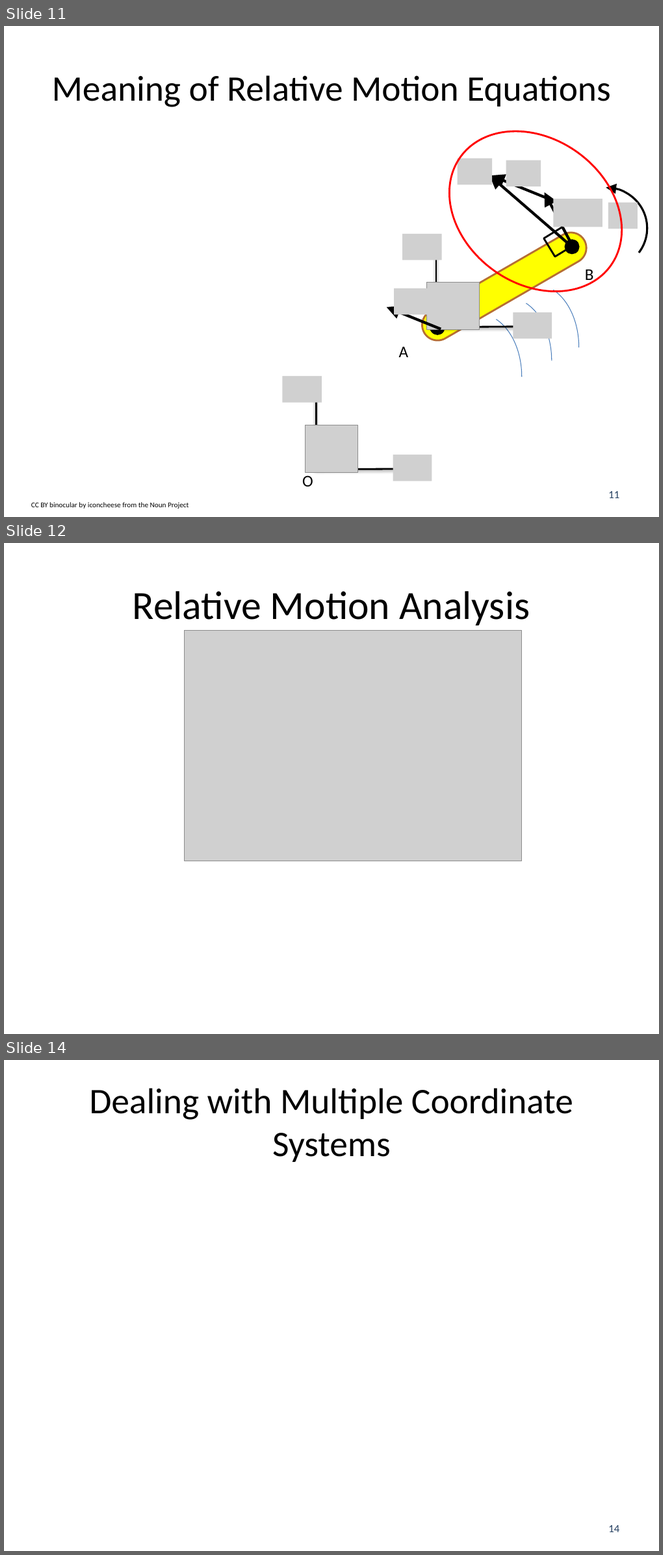
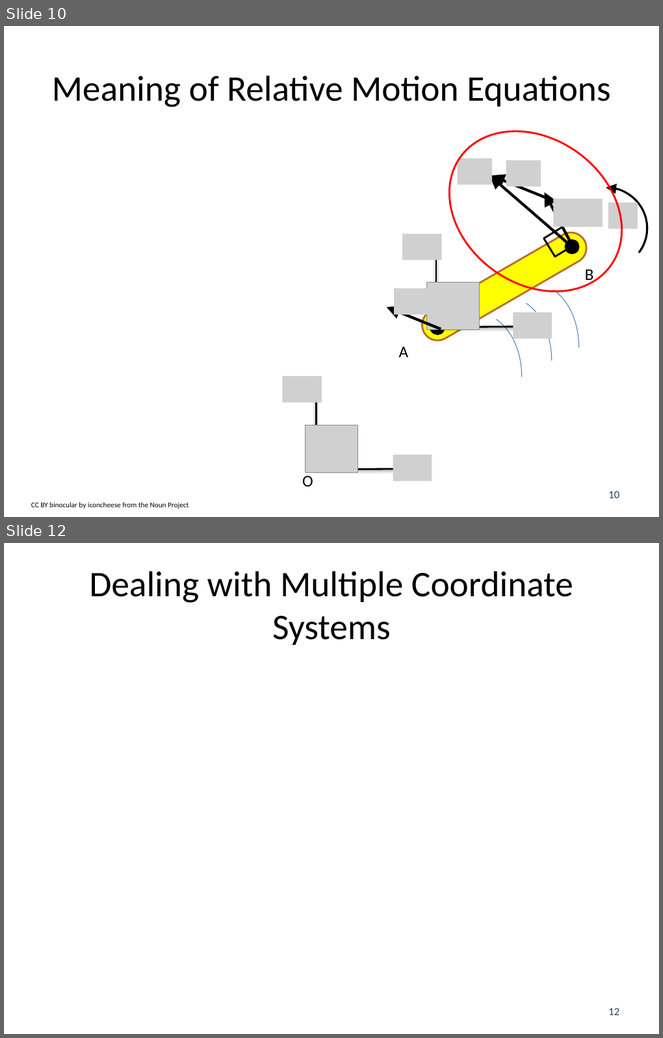
Before and after one commit to JacobMoore/mechanics_textbook, a slide deck: Lecture Slides/VideoLectureSlides/12.6 vector.pptx. Shown one above the other, each under a label of ours: slides 11, 12 and 14 before the commit, slides 10 and 12 after it; the slides between them are not shown. The pictures are 663x1555 and 663x1038 pixels, drawn with LibreOffice and Linux fonts; fonts in the diff are those of the drawing; grey boxes stand for pictures. Boxes give left, top, right and bottom in pixels: in the first picture for what was removed or moved away, otherwise in the second. Text is boxed around its words. In the diff, an @@ line names an element or a change of style, - is before the commit and + after.

```diff
--- a/Lecture Slides/VideoLectureSlides/12.6 vector.pptx
+++ b/Lecture Slides/VideoLectureSlides/12.6 vector.pptx
@@ slide 12 removed at <box>4,543,659,1034</box>, background #FFFFFF @@
@@ title removed at <box>133,591,530,626</box> @@
-Relative Motion Analysis
@@ picture removed at <box>184,630,521,861</box> @@
@@ what was slide 11 is now slide 10 @@
@@ page number at <box>608,491,620,499</box>: text changed @@
-11
+10
@@ what was slide 14 is now slide 12 @@
@@ page number at <box>608,1008,620,1016</box>: text changed @@
-14
+12
```
Also in this commit, not shown: 1 slide changed, 2 slides added, 5 other files.
